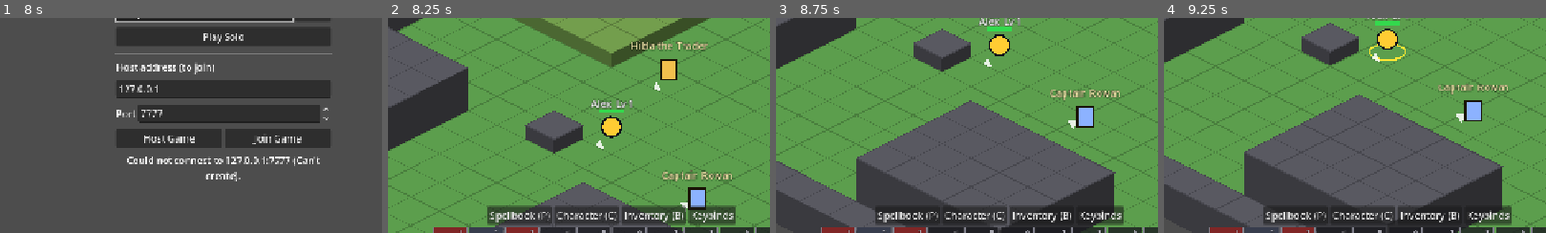
Above: before the commit, frames 1-4 (left to right).
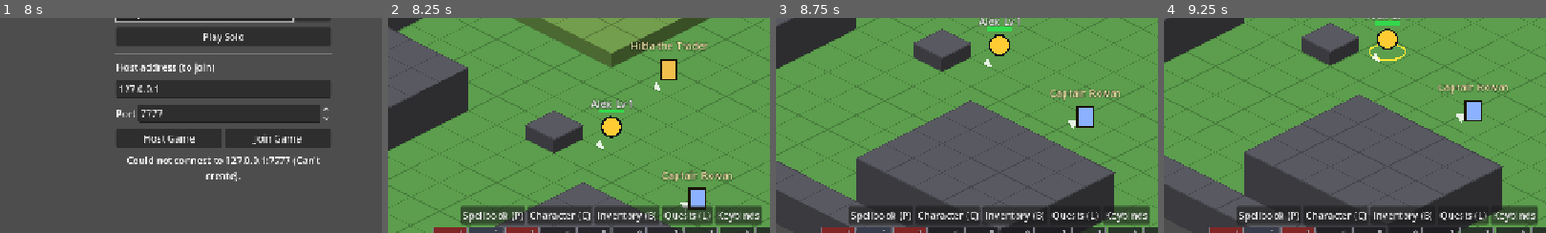
Above: after the commit, the same moments.

Repository: victorduvergermacarons-lang/Final-Wars
Game: Godot game, scene res://scenes/main.tscn
The game is run twice, just before and just after one commit, with the same random seed, the same clock (stepped at 60 frames per second) and the same inputs.
Inputs (mouse positions are % of the whole screen's width and height, from its top left):
- Up to frame 1 (8 s): click (48, 42) at 0.52 s; type "Alex" at 0.6 s; click "Play Solo" at 1.25 s; click "Play Solo" at 2 s; click "Create" at 2.75 s; click "Alex" at 3.5 s; click "Create" at 4.25 s; click "Host Game" at 5 s; click (48, 43) at 5.77 s; type "Alex" at 5.85 s; click "Join Game" at 6.5 s; click (48, 41) at 7.27 s; type "Alex" at 7.35 s
- Up to frame 2 (8.25 s): click "Play Solo" at 8 s
- Up to frame 3 (8.75 s): no input
- Up to frame 4 (9.25 s): tap Enter at 8.75 s; drag from (10, 5) to (60, 28) at 8.77 s
The pictures show only the part of the screen within x 21-71%, y 42-92%; the shares and areas given below are measured in that part.

Frame 1 is identical in both runs. In frame 2, 3.2% of the frame differs, in the area x 19-98%, y 87-97%; in frame 3, 2.9%; in frame 4, 2.9%.

Commit message:
M2 step 16: quest UI (NPC markers, dialogue offers and hand-ins, quest log, tracker)
Co-Authored-By: Claude Opus 5.5 <noreply@anthropic.com>
Claude-Session: https://claude.ai/code/session_01NkxcXD4xqQYvGrzBVzDJEX

Diff:
--- a/input/input_actions.gd
+++ b/input/input_actions.gd
@@ -22,6 +22,7 @@
 	&"toggle_spellbook": [KEY_P],
 	&"toggle_character": [KEY_C],
 	&"toggle_inventory": [KEY_B],
+	&"toggle_quest_log": [KEY_L],
 	&"interact": [KEY_E],
 }
 
--- a/tests/integration/test_game_smoke.gd
+++ b/tests/integration/test_game_smoke.gd
@@ -53,6 +53,7 @@
 	hud._toggle(hud.inventory_window)
 	hud._toggle(hud._character)
 	hud._toggle(hud._spellbook)
+	hud._toggle(hud.quest_log)
 	await wait_process_frames(2)
 	var staff_index := hero.bag.index_of(ContentDB.items[&"staff"])
 	assert_gt(staff_index, -1)
--- /dev/null
+++ b/tests/unit/test_quest_text.gd
@@ -0,0 +1,83 @@
+extends GutTest
+## Quest text for the dialogue, log, tracker and messages.
+
+var hero: Hero
+var quests := {}
+var hunt: QuestDef
+var token: ItemDef
+
+
+func before_each() -> void:
+	hero = Hero.from_def(1, ContentDB.heroes[&"adventurer"])
+	token = ItemDef.new()
+	token.id = &"tok"
+	token.display_name = "Wolf Token"
+	token.max_stack = 20
+	hunt = QuestDef.new()
+	hunt.id = &"hunt"
+	hunt.title = "Wolf Hunt"
+	hunt.giver = &"rowan"
+	hunt.reward_xp = 60
+	hunt.reward_gold = 15
+	var k := QuestObjective.new()
+	k.kind = QuestObjective.Kind.KILL
+	k.enemy = &"wolf"
+	k.count = 2
+	var c := QuestObjective.new()
+	c.kind = QuestObjective.Kind.COLLECT
+	c.item = token
+	c.count = 3
+	c.text = "Tokens"
+	var t := QuestObjective.new()
+	t.kind = QuestObjective.Kind.TALK
+	t.npc = &"maren"
+	hunt.objectives = [k, c, t] as Array[QuestObjective]
+	var choices: Array[ItemDef] = [ContentDB.items[&"iron_helm"]]
+	hunt.reward_choices = choices
+	quests = {&"hunt": hunt}
+
+
+func test_objective_lines_show_progress_and_defaults() -> void:
+	QuestLog.accept(hero, hunt)
+	assert_eq(QuestText.objective_line(hero, hunt, 0), "• Wolf slain: 0/2", "default text from the enemy name")
+	hero.bag.add(token, 3)
+	assert_string_contains(QuestText.objective_line(hero, hunt, 1), "✓ Tokens: 3/3")
+	assert_eq(QuestText.objective_line(hero, hunt, 2), "• Talk to Old Maren")
+
+
+func test_rewards_list_xp_gold_and_choices() -> void:
+	var text := QuestText.rewards_bbcode(hunt)
+	assert_string_contains(text, "60 XP")
+	assert_string_contains(text, "15 gold")
+	assert_string_contains(text, "Choose one:")
+	assert_string_contains(text, "Iron Helm")
+
+
+func test_tracker_lists_active_quests_and_ready_ones_say_return() -> void:
+	assert_eq(QuestText.tracker_bbcode(hero, quests), "", "nothing tracked without quests")
+	QuestLog.accept(hero, hunt)
+	assert_string_contains(QuestText.tracker_bbcode(hero, quests), "Wolf Hunt")
+	hero.quest_state.hunt.progress = [2, 0, 1]
+	hero.bag.add(token, 3)
+	assert_string_contains(QuestText.tracker_bbcode(hero, quests), "Return to Captain Rowan")
+
+
+func test_event_messages() -> void:
+	assert_eq(QuestText.event_message({"type": "quest_accepted", "quest": &"hunt"}, quests), "Quest accepted: Wolf Hunt")
+	assert_eq(QuestText.event_message({"type": "quest_progress", "quest": &"hunt", "count": 1, "needed": 2,
+			"text": "Wolves"}, quests), "Wolves: 1/2")
+	assert_eq(QuestText.event_message({"type": "quest_ready", "quest": &"hunt"}, quests),
+			"Wolf Hunt complete — return to Captain Rowan.")
+	assert_eq(QuestText.event_message({"type": "quest_completed", "quest": &"hunt", "xp": 60, "gold": 15,
+			"items": ["iron_helm"]}, quests), "Quest complete: Wolf Hunt (60 XP, 15 gold, Iron Helm)")
+	assert_eq(QuestText.event_message({"type": "loot"}, quests), "")
+
+
+func test_markers() -> void:
+	assert_eq(QuestLog.npc_marker(hero, quests, &"rowan"), "!")
+	assert_eq(QuestLog.npc_marker(hero, quests, &"maren"), "")
+	QuestLog.accept(hero, hunt)
+	assert_eq(QuestLog.npc_marker(hero, quests, &"rowan"), "", "in progress: no marker")
+	hero.quest_state.hunt.progress = [2, 0, 1]
+	hero.bag.add(token, 3)
+	assert_eq(QuestLog.npc_marker(hero, quests, &"rowan"), "?")
--- a/ui/hud/dialogue_box.gd
+++ b/ui/hud/dialogue_box.gd
@@ -64,6 +64,11 @@
 	return b
 
 
+## Adds an already-built button (e.g. one with an item tooltip).
+func add_custom_option(b: Button) -> void:
+	_options.add_child(b)
+
+
 func close() -> void:
 	if visible:
 		visible = false
--- a/ui/hud/hud.gd
+++ b/ui/hud/hud.gd
@@ -24,6 +24,14 @@
 	"cant_sell": "The trader won't buy that",
 	"not_sold_here": "That isn't sold here",
 	"not_usable": "You can't use that",
+	"no_quest": "You don't have that quest",
+	"wrong_npc": "That's not who you need to talk to",
+	"quest_active": "You're already on that quest",
+	"quest_done": "You've already done that quest",
+	"level_too_low": "You need a higher level for that quest",
+	"prerequisite": "You need to finish an earlier quest first",
+	"quest_not_ready": "That quest isn't finished yet",
+	"choose_reward": "Choose a reward first",
 }
 
 var session
@@ -41,6 +49,8 @@
 var dialogue: DialogueBox
 var loot_window: LootWindow
 var vendor_window: VendorWindow
+var quest_log: QuestLogWindow
+var _tracker: RichTextLabel
 var _spellbook: SpellbookPanel
 var _character: CharacterSheet
 var _death: PanelContainer
@@ -92,6 +102,7 @@
 	buttons.add_child(_small_button("Spellbook (P)", func(): _toggle(_spellbook)))
 	buttons.add_child(_small_button("Character (C)", func(): _toggle(_character)))
 	buttons.add_child(_small_button("Inventory (B)", func(): _toggle(inventory_window)))
+	buttons.add_child(_small_button("Quests (L)", func(): _toggle(quest_log)))
 	_bind_button = _small_button("Keybinds", func(): _set_bind_mode(not bind_mode))
 	buttons.add_child(_bind_button)
 	var bar := HBoxContainer.new()
@@ -119,6 +130,23 @@
 	_spellbook = SpellbookPanel.new(self)
 	_spellbook.visible = false
 	right.add_child(_spellbook)
+	quest_log = QuestLogWindow.new(self)
+	quest_log.visible = false
+	right.add_child(quest_log)
+
+	# Quest tracker on the right edge.
+	_tracker = RichTextLabel.new()
+	_tracker.bbcode_enabled = true
+	_tracker.fit_content = true
+	_tracker.scroll_active = false
+	_tracker.custom_minimum_size = Vector2(260, 0)
+	_tracker.set_anchors_preset(Control.PRESET_CENTER_RIGHT)
+	_tracker.grow_horizontal = Control.GROW_DIRECTION_BEGIN
+	_tracker.position.x -= 10
+	_tracker.add_theme_constant_override("outline_size", 4)
+	_tracker.add_theme_color_override("font_outline_color", Color.BLACK)
+	_tracker.mouse_filter = Control.MOUSE_FILTER_IGNORE
+	_root.add_child(_tracker)
 
 	# Death panel and mid-screen error.
 	_death = PanelContainer.new()
@@ -176,6 +204,8 @@
 	client.action_bar.auto_place(ids)
 	_death.visible = not hero.alive
 	_sync_party(hero)
+	_update_quest_markers(hero)
+	_tracker.text = QuestText.tracker_bbcode(hero, ContentDB.quests)
 	var age := Time.get_ticks_msec() / 1000.0 - client.error_at
 	_error.text = client.error_text if age < ERROR_SECONDS else ""
 	_error.modulate.a = clampf((ERROR_SECONDS - age) / 0.5, 0.0, 1.0)
@@ -209,6 +239,8 @@
 		_toggle(_character)
 	elif event.is_action_pressed(&"toggle_inventory"):
 		_toggle(inventory_window)
+	elif event.is_action_pressed(&"toggle_quest_log"):
+		_toggle(quest_log)
 
 
 ## Keybind mode grabs key presses before anything else sees them.
@@ -246,6 +278,14 @@
 			"left":
 				client.say("%s left the game." % e.name)
 		if e.get("target", -2) != me:
+			continue
+		var quest_msg := QuestText.event_message(e, ContentDB.quests)
+		if quest_msg != "":
+			client.say(quest_msg)
+			if e.type in ["quest_accepted", "quest_completed"]:
+				var talking := dialogue.current_npc()
+				if dialogue.visible and talking != null:
+					dialogue.open(talking) # back to the main page with fresh options
 			continue
 		match e.type:
 			"rejected":
@@ -285,8 +325,18 @@
 					dialogue.open(npc)
 
 
+## "!" / "?" over quest givers, for the local hero.
+func _update_quest_markers(hero: Hero) -> void:
+	client.npc_markers.clear()
+	for npc in ContentDB.npcs.values():
+		var m := QuestLog.npc_marker(hero, ContentDB.quests, npc.id)
+		if m != "":
+			client.npc_markers[npc.id] = m
+
+
 ## Adds the NPC's extra conversation options (shop, quests…).
 func _on_dialogue_opened(npc: Npc) -> void:
+	QuestDialogue.add_options(self, npc)
 	if not npc.def.sells.is_empty():
 		dialogue.add_option("Browse goods", func():
 			vendor_window.open(npc)
--- /dev/null
+++ b/ui/hud/item_button.gd
@@ -0,0 +1,26 @@
+class_name ItemButton
+extends Button
+## A button naming an item, with the full item tooltip (stats, comparison) on hover.
+
+var hud: Hud
+var item: ItemDef
+
+
+func _init(p_hud: Hud, p_item: ItemDef, label: String) -> void:
+	hud = p_hud
+	item = p_item
+	text = label
+	tooltip_text = item.display_name
+	alignment = HORIZONTAL_ALIGNMENT_LEFT
+	focus_mode = Control.FOCUS_NONE
+	add_theme_color_override("font_color", Rarity.color(item.rarity))
+
+
+func _make_custom_tooltip(_for_text: String) -> Object:
+	var label := RichTextLabel.new()
+	label.bbcode_enabled = true
+	label.fit_content = true
+	label.autowrap_mode = TextServer.AUTOWRAP_WORD
+	label.custom_minimum_size = Vector2(300, 0)
+	label.text = ItemTooltip.text(item, hud.session.local_hero(), hud.session.rules(), false)
+	return label
--- /dev/null
+++ b/ui/hud/quest_dialogue.gd
@@ -0,0 +1,56 @@
+class_name QuestDialogue
+extends RefCounted
+## Quest pages inside the NPC dialogue box: offers ("!"), hand-ins ("?") and
+## progress on quests this NPC is waiting for.
+
+
+## Adds this NPC's quest options to the dialogue's main page.
+static func add_options(hud: Hud, npc: Npc) -> void:
+	var hero: Hero = hud.session.local_hero()
+	if hero == null:
+		return
+	var quests: Dictionary = ContentDB.quests
+	var defs: Array = quests.values()
+	defs.sort_custom(func(a, b): return a.title < b.title)
+	for def in defs:
+		var s := QuestLog.status(hero, def)
+		if s == QuestLog.Status.READY and def.turn_in_npc() == npc.def.id:
+			hud.dialogue.add_option("? %s (complete)" % def.title, func(): show_turn_in(hud, npc, def))
+		elif s == QuestLog.Status.ACTIVE and def.turn_in_npc() == npc.def.id:
+			hud.dialogue.add_option("… %s (in progress)" % def.title, func(): show_progress(hud, npc, def))
+		elif s == QuestLog.Status.AVAILABLE and def.giver == npc.def.id:
+			hud.dialogue.add_option("! %s" % def.title, func(): show_offer(hud, npc, def))
+
+
+static func show_offer(hud: Hud, npc: Npc, def: QuestDef) -> void:
+	var hero: Hero = hud.session.local_hero()
+	hud.dialogue.set_text(QuestText.offer_bbcode(hero, def))
+	hud.dialogue.clear_options()
+	hud.dialogue.add_option("Accept", func():
+		hud.session.send_intent({"type": "accept_quest", "npc": npc.id, "quest": def.id}))
+	hud.dialogue.add_option("Not now", func(): hud.dialogue.open(npc))
+
+
+static func show_progress(hud: Hud, npc: Npc, def: QuestDef) -> void:
+	var hero: Hero = hud.session.local_hero()
+	var said := def.progress_text if def.progress_text != "" else "Come back when it's done."
+	hud.dialogue.set_text("[b]%s[/b]\n%s\n\n%s" % [def.title, said, QuestText.objectives_bbcode(hero, def)])
+	hud.dialogue.clear_options()
+	hud.dialogue.add_option("Back", func(): hud.dialogue.open(npc))
+
+
+static func show_turn_in(hud: Hud, npc: Npc, def: QuestDef) -> void:
+	var said := def.complete_text if def.complete_text != "" else "Well done."
+	hud.dialogue.set_text("[b]%s[/b]\n%s\n\n%s" % [def.title, said, QuestText.rewards_bbcode(def)])
+	hud.dialogue.clear_options()
+	var send := func(choice: int):
+		hud.session.send_intent({"type": "turn_in_quest", "npc": npc.id, "quest": def.id, "choice": choice})
+	if def.reward_choices.is_empty():
+		hud.dialogue.add_option("Complete quest", func(): send.call(-1))
+	else:
+		for i in def.reward_choices.size():
+			var item := def.reward_choices[i]
+			var b := ItemButton.new(hud, item, "Complete and take %s" % item.display_name)
+			b.pressed.connect(func(): send.call(i))
+			hud.dialogue.add_custom_option(b)
+	hud.dialogue.add_option("Back", func(): hud.dialogue.open(npc))
--- /dev/null
+++ b/ui/hud/quest_log_window.gd
@@ -0,0 +1,83 @@
+class_name QuestLogWindow
+extends PanelContainer
+## Quest log (L): your active quests on the left; the selected one's text,
+## objectives and rewards on the right, with an Abandon button.
+
+var hud: Hud
+var selected: StringName = &""
+var _list: VBoxContainer
+var _details: RichTextLabel
+var _abandon: Button
+var _signature := ""
+
+
+func _init(p_hud: Hud) -> void:
+	hud = p_hud
+	custom_minimum_size = Vector2(520, 260)
+	var outer := VBoxContainer.new()
+	add_child(outer)
+	var title := Label.new()
+	title.text = "Quest Log"
+	title.add_theme_font_size_override("font_size", 18)
+	outer.add_child(title)
+	var row := HBoxContainer.new()
+	row.size_flags_vertical = Control.SIZE_EXPAND_FILL
+	outer.add_child(row)
+	_list = VBoxContainer.new()
+	_list.custom_minimum_size = Vector2(170, 0)
+	row.add_child(_list)
+	var right := VBoxContainer.new()
+	right.size_flags_horizontal = Control.SIZE_EXPAND_FILL
+	row.add_child(right)
+	_details = RichTextLabel.new()
+	_details.bbcode_enabled = true
+	_details.fit_content = true
+	_details.custom_minimum_size = Vector2(330, 0)
+	right.add_child(_details)
+	_abandon = Button.new()
+	_abandon.text = "Abandon quest"
+	_abandon.focus_mode = Control.FOCUS_NONE
+	_abandon.pressed.connect(func():
+		hud.session.send_intent({"type": "abandon_quest", "quest": selected})
+		selected = &"")
+	right.add_child(_abandon)
+
+
+func _process(_delta: float) -> void:
+	if not visible:
+		return
+	var hero: Hero = hud.session.local_hero()
+	if hero == null:
+		return
+	var active := QuestText.active_quests(hero, ContentDB.quests)
+	if selected == &"" or not active.any(func(d): return d.id == selected):
+		selected = active[0].id if not active.is_empty() else &""
+	var sig := "%s|%s" % [selected, JSON.stringify(hero.quest_state)]
+	for def in active:
+		sig += "|%d" % [int(QuestLog.is_complete(hero, def))]
+	if sig == _signature:
+		return
+	_signature = sig
+	for c in _list.get_children():
+		c.queue_free()
+	for def in active:
+		var b := Button.new()
+		var ready := QuestLog.status(hero, def) == QuestLog.Status.READY
+		b.text = def.title + ("  ✓" if ready else "")
+		b.alignment = HORIZONTAL_ALIGNMENT_LEFT
+		b.focus_mode = Control.FOCUS_NONE
+		b.toggle_mode = true
+		b.button_pressed = def.id == selected
+		var id := def.id
+		b.pressed.connect(func():
+			selected = id
+			_signature = "")
+		_list.add_child(b)
+	_abandon.visible = selected != &""
+	if selected == &"":
+		_details.text = "[color=%s]No quests. Look for [b]![/b] over people in town.[/color]" % QuestText.GREY
+		return
+	var def: QuestDef = ContentDB.quests[selected]
+	_details.text = "[b]%s[/b]\n%s\n\n%s\n\nHand in to: %s\n%s" % [def.title, def.offer_text,
+			QuestText.objectives_bbcode(hero, def), QuestText.npc_name(def.turn_in_npc()),
+			QuestText.rewards_bbcode(def)]
--- /dev/null
+++ b/ui/quest_text.gd
@@ -0,0 +1,124 @@
+class_name QuestText
+extends RefCounted
+## Player-facing quest text (BBCode): objectives with progress, rewards, the
+## on-screen tracker and log messages. Pure functions, so they're testable.
+
+const GOLD := "#ffd75e"
+const GREEN := "#5fe36b"
+const GREY := "#a8a8b0"
+
+
+## "Wolves slain: 1/2", or "Talk to Old Maren" (done ones get a check mark).
+static func objective_line(hero: Hero, def: QuestDef, i: int) -> String:
+	var o := def.objectives[i]
+	var n := QuestLog.progress(hero, def, i)
+	var label := o.text if o.text != "" else _default_text(o)
+	var line := label
+	if o.kind == QuestObjective.Kind.KILL or o.kind == QuestObjective.Kind.COLLECT:
+		line = "%s: %d/%d" % [label, n, o.needed()]
+	if n >= o.needed():
+		return "[color=%s]✓ %s[/color]" % [GREEN, line]
+	return "• " + line
+
+
+static func objectives_bbcode(hero: Hero, def: QuestDef) -> String:
+	var lines: PackedStringArray = []
+	for i in def.objectives.size():
+		lines.append(objective_line(hero, def, i))
+	return "\n".join(lines)
+
+
+static func rewards_bbcode(def: QuestDef) -> String:
+	var parts: PackedStringArray = []
+	if def.reward_xp > 0:
+		parts.append("%d XP" % def.reward_xp)
+	if def.reward_gold > 0:
+		parts.append("[color=%s]%d gold[/color]" % [GOLD, def.reward_gold])
+	for item in def.reward_items:
+		parts.append(item_name(item))
+	var out := "Rewards: " + (", ".join(parts) if not parts.is_empty() else "none")
+	if not def.reward_choices.is_empty():
+		out += "\nChoose one: " + ", ".join(def.reward_choices.map(func(i): return item_name(i)))
+	return out
+
+
+## Offer page: the giver's text, what to do, and what it pays.
+static func offer_bbcode(hero: Hero, def: QuestDef) -> String:
+	return "[b]%s[/b]\n%s\n\n%s\n\n%s" % [def.title, def.offer_text, objectives_bbcode(hero, def), rewards_bbcode(def)]
+
+
+## Tracker for every active quest: title (gold when ready) and objectives.
+static func tracker_bbcode(hero: Hero, quests: Dictionary) -> String:
+	var blocks: PackedStringArray = []
+	for def in active_quests(hero, quests):
+		if QuestLog.status(hero, def) == QuestLog.Status.READY:
+			var giver := npc_name(def.turn_in_npc())
+			blocks.append("[color=%s][b]%s[/b][/color]\n[color=%s]✓ Return to %s[/color]" % [GOLD, def.title, GREEN, giver])
+		else:
+			blocks.append("[b]%s[/b]\n%s" % [def.title, objectives_bbcode(hero, def)])
+	return "\n".join(blocks)
+
+
+## The hero's accepted, not yet handed-in quests, sorted by title.
+static func active_quests(hero: Hero, quests: Dictionary) -> Array[QuestDef]:
+	var out: Array[QuestDef] = []
+	for key in hero.quest_state:
+		var def: QuestDef = quests.get(StringName(key))
+		if def != null and QuestLog.is_active(hero, def.id):
+			out.append(def)
+	out.sort_custom(func(a, b): return a.title < b.title)
+	return out
+
+
+## A log line for a quest event, or "" if it isn't one.
+static func event_message(e: Dictionary, quests: Dictionary) -> String:
+	var def: QuestDef = quests.get(StringName(str(e.get("quest", ""))))
+	var title: String = def.title if def != null else str(e.get("quest", ""))
+	match e.type:
+		"quest_accepted":
+			return "Quest accepted: %s" % title
+		"quest_progress":
+			var text: String = e.get("text", "")
+			if e.needed > 1:
+				return "%s: %d/%d" % [text if text != "" else title, e.count, e.needed]
+			return "%s: done" % (text if text != "" else title)
+		"quest_ready":
+			var who := npc_name(def.turn_in_npc()) if def != null else "the quest giver"
+			return "%s complete — return to %s." % [title, who]
+		"quest_completed":
+			var parts: PackedStringArray = []
+			if e.xp > 0:
+				parts.append("%d XP" % e.xp)
+			if e.gold > 0:
+				parts.append("%d gold" % e.gold)
+			for id in e.items:
+				var item: ItemDef = ContentDB.items.get(StringName(str(id)))
+				parts.append(item.display_name if item != null else str(id))
+			return "Quest complete: %s%s" % [title, " (" + ", ".join(parts) + ")" if not parts.is_empty() else ""]
+		"quest_abandoned":
+			return "Quest abandoned: %s" % title
+	return ""
+
+
+static func item_name(item: ItemDef) -> String:
+	return "[color=#%s]%s[/color]" % [Rarity.color(item.rarity).to_html(false), item.display_name]
+
+
+static func npc_name(npc_id: StringName) -> String:
+	var npc: NpcDef = ContentDB.npcs.get(npc_id)
+	return npc.display_name if npc != null else String(npc_id)
+
+
+static func _default_text(o: QuestObjective) -> String:
+	match o.kind:
+		QuestObjective.Kind.KILL:
+			var e: EnemyDef = ContentDB.enemies.get(o.enemy)
+			return "%s slain" % (e.display_name if e != null else String(o.enemy))
+		QuestObjective.Kind.COLLECT:
+			return o.item.display_name if o.item != null else "Items"
+		QuestObjective.Kind.TALK:
+			return "Talk to %s" % npc_name(o.npc)
+		QuestObjective.Kind.REACH:
+			var z: ZoneDef = ContentDB.zones.get(o.zone)
+			return "Explore %s" % (z.display_name if z != null else String(o.zone))
+	return ""
Not shown, added: tests/unit/test_quest_text.gd.uid
Not shown, added: ui/hud/item_button.gd.uid
Not shown, added: ui/hud/quest_dialogue.gd.uid
Not shown, added: ui/hud/quest_log_window.gd.uid
Not shown, added: ui/quest_text.gd.uid
Not shown, changed: CLAUDE.md
